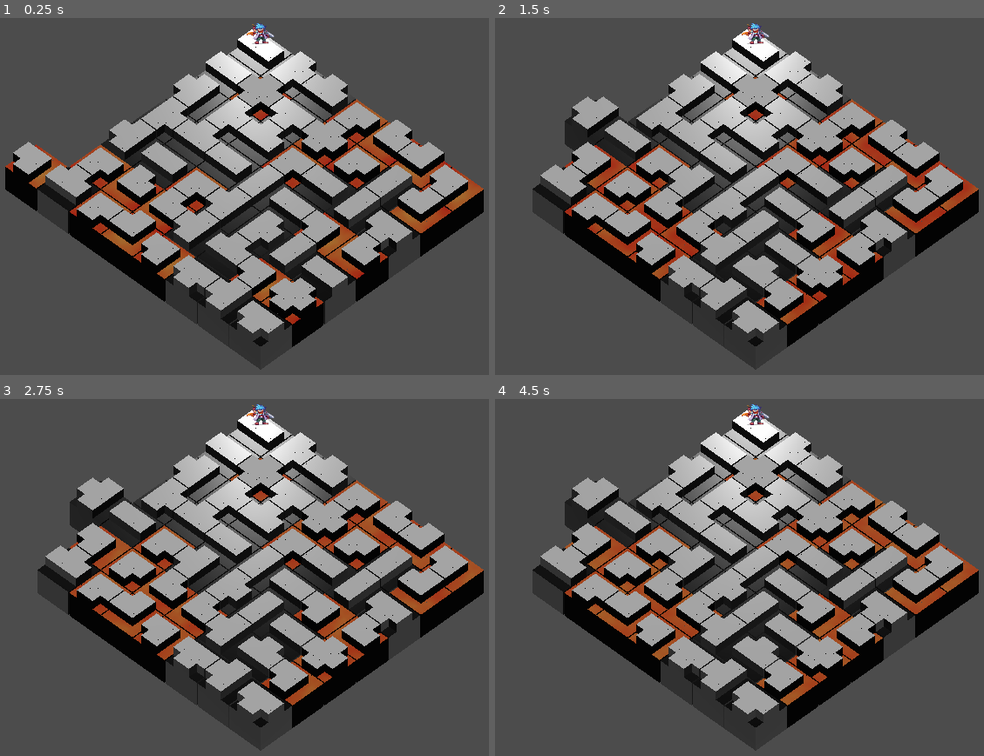
Above: before the commit, frames 1-4 (two rows, left to right).
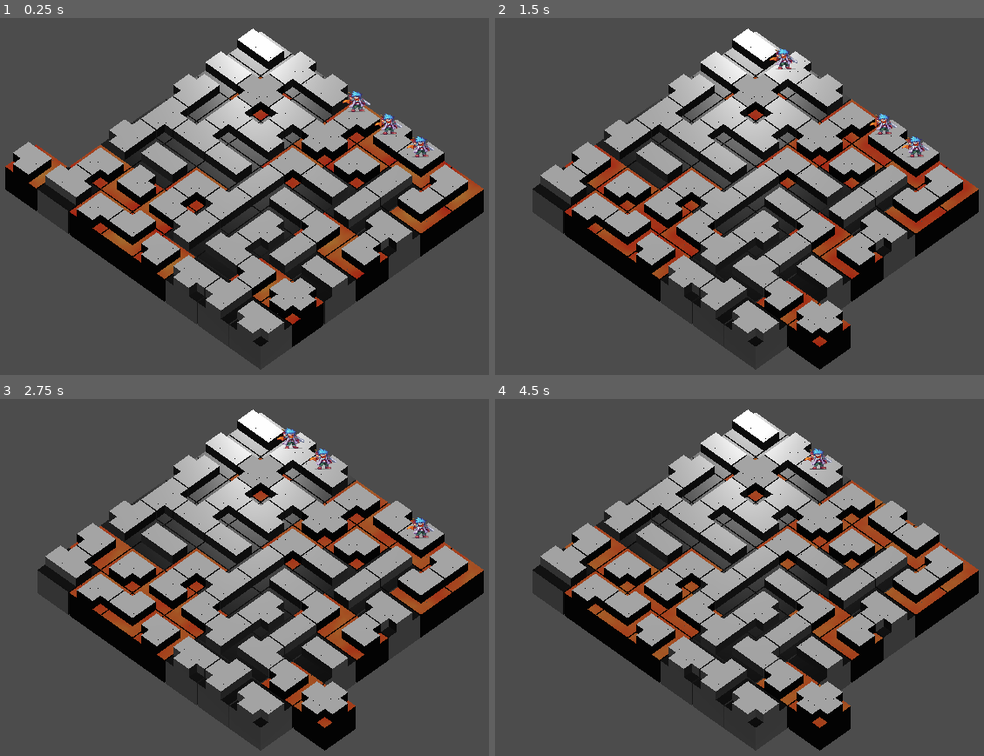
Above: after the commit, the same moments.

Repository: Maxic/magicmaze
Game: Godot game, scene res://main.tscn
Two runs of this game, one before a commit and one after it. Both use one fixed random seed, a clock stepped at 60 frames per second and the inputs below.
Inputs:
- Up to frame 1 (0.25 s): no input
- Up to frame 2 (1.5 s): tap Enter at 0.5 s; hold Right (move_indicator_right) 0.53-1.28 s; tap Space (accept_indicator) at 0.6, 1.35 s; hold Left (move_indicator_left) from 1.28 s (still down)
- Up to frame 3 (2.75 s): release Left (move_indicator_left) at 2.03 s; hold Right (move_indicator_right) from 2.03 s (still down); tap Space (accept_indicator) at 2.1 s
- Up to frame 4 (4.5 s): tap Space (accept_indicator) at 2.85, 3.6, 4.35 s; release Right (move_indicator_right) at 3.53 s; hold Left (move_indicator_left) from 3.53 s (still down)

The runs differ from the first frame. In frame 1, 0.7% of the frame differs, in the area x 50-89%, y 1-40%; in frame 2, 6.1%, in the area x 14-89%, y 1-99%; in frame 3, 6.1%; in frame 4, 5.7%.

Commit message:
fucked around with it and then a guy came and messed it

Diff:
--- a/scripts/game_logic.gd
+++ b/scripts/game_logic.gd
@@ -6,14 +6,18 @@
 var current_phase
 var end_player_phase = false
 var end_enemy_action_phase = false
-var hero
+var hero_amount = 3
+var hero_array = []
+
 # Nodes
 onready var main = get_node("/root/main")
 
 func _ready():
 	Grid.create_grid()
-	hero = Hero.new(0,0)
-	main.add_child(hero)
+	for i in hero_amount:
+		i = Hero.new(i+3,0)
+		hero_array.append(i)
+		main.add_child(i)
 
 	current_phase = phase.ENEMY_INTENTION
 
@@ -21,16 +25,30 @@
 
 	if current_phase == phase.ENEMY_INTENTION:
 		if true: # Skip tis for now
+			end_player_phase = false
 			current_phase = phase.PLAYER_PHASE
 			return
 	if current_phase == phase.PLAYER_PHASE:
 		if end_player_phase:
 			# setup next phase
-			var paths = Pathfinder.find_all_paths(hero.vec_pos, Grid.grid)
-			hero.remaining_path = paths[0]
+			for hero in hero_array:
+				var paths = Pathfinder.find_all_paths(hero.vec_pos, Grid.grid).duplicate()
+				hero.remaining_path = paths[0].duplicate()
+				hero.current_phase = hero.phase.WAITING
+
+			end_enemy_action_phase = false
 			current_phase = phase.ENEMY_ACTION
 			return
 	if current_phase == phase.ENEMY_ACTION:
+		for i in range(hero_array.size()):
+			var hero = hero_array[i]
+			if hero.current_phase == hero.phase.WAITING:
+				if i > 0 && hero_array[i-1].current_phase == hero.phase.DONE:
+					hero.current_phase = hero.phase.MOVING
+				elif i == 0:
+					hero.current_phase = hero.phase.MOVING
+
+
 		if end_enemy_action_phase:
-			current_phase = phase.PLAYER_PHASE
+			current_phase = phase.ENEMY_INTENTION
 			return
--- a/scripts/hero.gd
+++ b/scripts/hero.gd
@@ -4,10 +4,10 @@
 var x
 var y
 var vec_pos
-var i = 0
 var type
 var remaining_path
-var hero_move = false
+enum phase {WAITING, MOVING, DONE}
+var current_phase
 var current_pos
 var new_pos
 
@@ -30,24 +30,25 @@
 
 func _physics_process(delta):
 	if GameLogic.current_phase == GameLogic.phase.ENEMY_ACTION:
-		if remaining_path:
-			move_along_path(remaining_path)
-		else:
-			# TODO: add this hero's movement being done
-			GameLogic.end_enemy_action_phase = true
+		if current_phase == phase.MOVING:
+			if remaining_path:
+				move_along_path(remaining_path)
+			else:
+				self.current_phase = phase.DONE
+
 
 
 func move_to_pos(x_pos, y_pos):
 	translation = Vector3(x_pos*2, translation.y, y_pos*2)
 	self.x = x_pos
 	self.y = y_pos
-	vec_pos = Vector2(x,y)
+	self.vec_pos = Vector2(x,y)
 
 func move_along_path(path_arr):
 		remaining_path = path_arr
 		var pos = remaining_path[0]
 		new_pos = Vector3(pos.x*2,translation.y,pos.y*2)
-		self.translation = lerp(self.translation, new_pos, 0.03)
+		self.translation = lerp(self.translation, new_pos, 0.3)
 		if self.translation.x > new_pos.x-0.1 && self.translation.x < new_pos.x + 0.1 && \
 		self.translation.z > new_pos.z-0.1 && self.translation.z < new_pos.z + 0.1:
 			remaining_path.pop_front()
